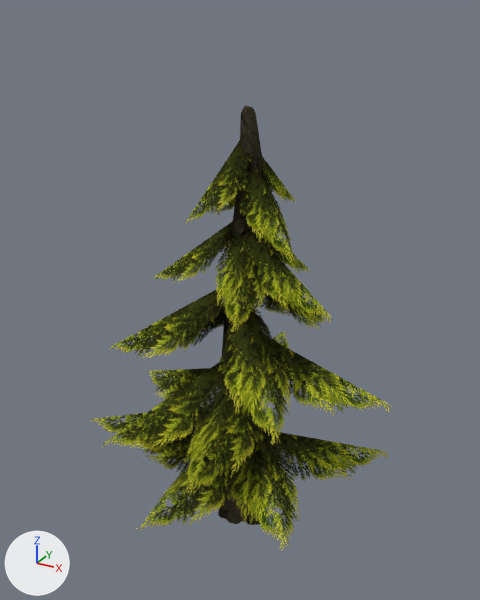
One commit to the Blender file Art/Modelle/Levelbaukasten/Dekoration/Vegetation/decoration_vegetation_tree_fir_3.blend: the scene before it, then after it.
Camera for both pictures: a 50 mm lens placed at (-0.33, -12.95, 11.71), pointed at (-7.53, 0.14, 5.16). Lighting does not change. The marker at lower left points along +X, +Y and +Z.
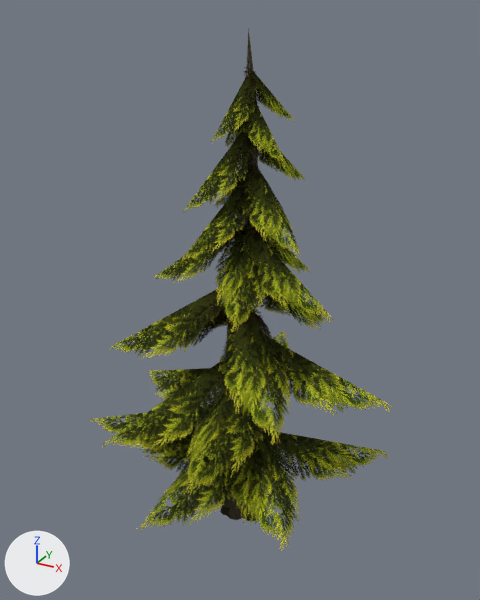
Boxes [x1, y1, x2, y2] around the edits, measured in the pictures (480 x 600 px):
'Cylinder.013', reshaped
    before: [211, 105, 268, 525]
    after: [216, 28, 262, 521]
'Plane.018', moved, turned
    before: [239, 167, 295, 262]
    after: [242, 166, 300, 258]
'Plane.011', moved, turned
    before: [185, 140, 252, 224]
    after: [183, 128, 254, 214]
'Plane.028', added
    after: [181, 181, 253, 262]
'Plane.024', added
    after: [212, 71, 258, 143]
'Plane.008', moved, turned
    before: [261, 156, 296, 204]
    after: [258, 132, 306, 182]
'Plane.023', added
    after: [243, 97, 286, 167]
'Plane.025', added
    after: [244, 67, 295, 123]
'Plane.002', turned
    before: [214, 177, 237, 215]
    after: [215, 168, 259, 208]
'Plane.026', added
    after: [224, 102, 259, 147]

Edits to the bpy script that builds the scene:
```text
Change me_cylinder_010:
    used by ob_cylinder_013; location = (-7.38, 0.0, 0.0)
    remove me_cylinder_010.from_pydata(...)  # 369 vertices, 368 faces; spans x -0.95..0.85, y -0.78..0.68, z -1.0..9.78
    add me_cylinder_010.from_pydata(...)  # 337 vertices, 336 faces; spans x -0.86..0.76, y -0.7..0.61, z -0.93..11.4
    me_cylinder_010 part 1: 369 vertices removed from x -0.95..0.85, y -0.78..0.68, z -1.0..9.78; 337 vertices added at x -0.86..0.76, y -0.7..0.61, z -0.93..11.4
Change ob_plane_018:
    ob_plane_018.location: (-7.19, 0.13, 8.62) -> (-7.23, 0.2, 8.57)
    ob_plane_018.rotation_euler: (0.0, -0.89, -3.603) -> (0.0, -0.77, -3.603)  # degrees (0, -51, -206) -> degrees (0, -44, -206)
Change ob_plane_011:
    ob_plane_011.location: (-7.43, 0.22, 9.22) -> (-7.36, 0.2, 9.42)
    ob_plane_011.rotation_euler: (0.0, -0.89, -5.292) -> (0.0, -0.835, -5.292)  # degrees (0, -51, -303) -> degrees (0, -48, -303)
Change ob_plane_008:
    ob_plane_008.location: (-7.33, 0.19, 9.08) -> (-7.3, 0.32, 9.42)
    ob_plane_008.rotation_euler: (-0.244, -0.8, -1.834) -> (-0.223, -0.705, -1.864)  # degrees (-14, -46, -105) -> degrees (-13, -40, -107)
Change ob_plane_002:
    ob_plane_002.rotation_euler: (0.0, -0.842, -0.569) -> (0.0, -0.717, -0.569)  # degrees (0, -48, -33) -> degrees (0, -41, -33)
Add ob_plane_023:
    ob_plane_023 = bpy.data.objects.new('Plane.023', me_plane.copy())  # the mesh of ob_plane
    ob_plane_023.location = (-7.28, 0.16, 10.07)
    ob_plane_023.rotation_euler = (0.0, -0.925, -3.394)  # degrees (0, -53, -194)
    ob_plane_023.scale = (0.404, 0.404, 0.404)
Add ob_plane_024:
    ob_plane_024 = bpy.data.objects.new('Plane.024', me_plane.copy())  # the mesh of ob_plane
    ob_plane_024.location = (-7.31, 0.2, 10.53)
    ob_plane_024.rotation_euler = (0.0, -0.958, -5.181)  # degrees (0, -55, -297)
    ob_plane_024.scale = (0.404, 0.404, 0.404)
Add ob_plane_025:
    ob_plane_025 = bpy.data.objects.new('Plane.025', me_plane.copy())  # the mesh of ob_plane
    ob_plane_025.location = (-7.33, 0.14, 10.61)
    ob_plane_025.rotation_euler = (-0.238, -0.777, -2.079)  # degrees (-14, -45, -119)
    ob_plane_025.scale = (0.404, 0.404, 0.404)
Add ob_plane_026:
    ob_plane_026 = bpy.data.objects.new('Plane.026', me_plane.copy())  # the mesh of ob_plane
    ob_plane_026.location = (-7.36, 0.29, 9.99)
    ob_plane_026.rotation_euler = (0.0, -0.83, -0.569)  # degrees (0, -48, -33)
    ob_plane_026.scale = (0.404, 0.404, 0.404)
Add ob_plane_028:
    ob_plane_028 = bpy.data.objects.new('Plane.028', me_plane.copy())  # the mesh of ob_plane
    ob_plane_028.location = (-7.41, 0.16, 8.2)
    ob_plane_028.rotation_euler = (-0.223, -0.705, 1.188)  # degrees (-13, -40, 68)
    ob_plane_028.scale = (0.558, 0.558, 0.558)
```
